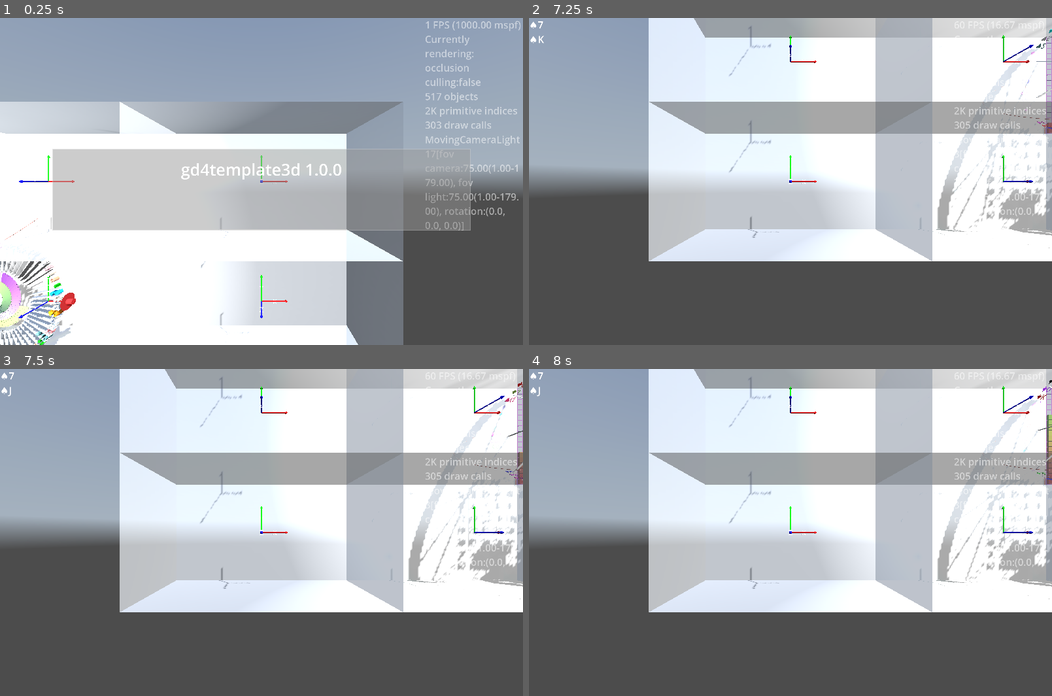
Above: before the commit, frames 1-4 (two rows, left to right).
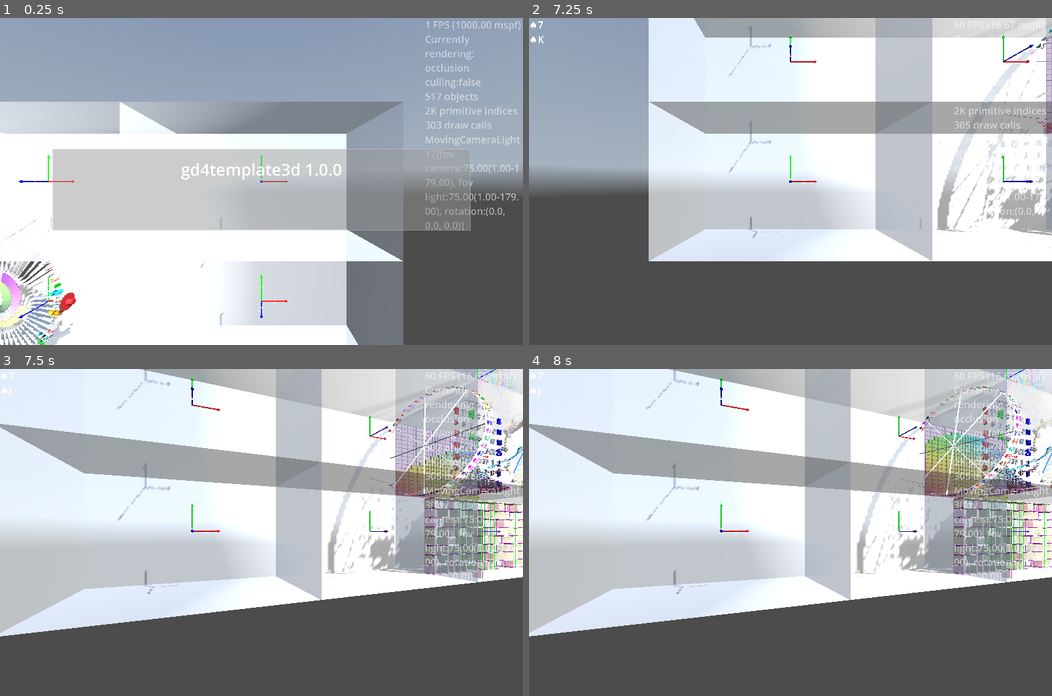
Above: after the commit, the same moments.

Repository: kasworld/gd4template3d
Game: Godot game, scene res://main.tscn
Same seed, same stepped clock (60 frames per second), same inputs: the game is played once before the commit and once after it. A sky picture missing from this copy of the repository is replaced by a grey-blue gradient.
Inputs (mouse positions are in pixels of both pictures, inside the frame that each line leads up to):
- Up to frame 1 (0.25 s): no input
- Up to frame 2 (7.25 s): tap Enter at 0.5, 2.1, 4.35, 6.6 s; move the mouse to (905, 165) at 0.52 s; hold Right 0.53-1.28 s; tap Q at 0.6, 2.85, 5.1 s; click (905, 165) at 0.67 s; move the mouse to (685, 197) at 1.27 s; hold Down 1.28-2.03 s; tap E at 1.35, 3.6, 5.85 s; move the mouse to (842, 109) at 2.02 s; hold Right 2.03-2.78 s; move the mouse to (764, 246) at 2.77 s; hold Up 2.78-3.53 s; click (764, 246) at 2.92 s; move the mouse to (947, 230) at 3.52 s; hold Left 3.53-5.03 s; move the mouse to (633, 132) at 4.27 s; move the mouse to (816, 181) at 5.02 s; hold Down 5.03-5.78 s; click (816, 181) at 5.17 s; move the mouse to (712, 99) at 5.77 s; hold Right 5.78-6.53 s; move the mouse to (905, 165) at 6.52 s; hold Up from 6.53 s (still down)
- Up to frame 3 (7.5 s): move the mouse to (156, 548) at 7.27 s; release Up at 7.28 s; hold Right from 7.28 s (still down); tap Q at 7.35 s; click (156, 548) at 7.42 s
- Up to frame 4 (8 s): keep holding Right

Frames 1-2 are identical in both runs. In frame 3, 48% of the frame differs, in the area x 0-100%, y 0-82%; in frame 4, 48%.

Commit message:
add camera control GlassCabinet, rename set_label_text

Diff:
--- a/axis_arrow3d/axis_arrow_3d.gd
+++ b/axis_arrow3d/axis_arrow_3d.gd
@@ -8,7 +8,7 @@
 		$Arrows.get_child(i).set_color(colist[i])
 	return self
 
-func set_labels(text_list :Array = label_text) -> AxisArrow3D:
+func set_label_text(text_list :Array = label_text) -> AxisArrow3D:
 	for i in 3:
 		$Labels.get_child(i).text = text_list[i]
 	return self
--- a/glass_cabinet/glass_cabinet.gd
+++ b/glass_cabinet/glass_cabinet.gd
@@ -10,3 +10,10 @@
 func set_box_color(co :Color) -> GlassCabinet:
 	$WallBox.mesh.material.albedo_color = co
 	return self
+
+func _unhandled_input(event: InputEvent) -> void:
+	if event is InputEventKey and event.pressed:
+		if $FixedCameraLight.is_current_camera():
+			var fi = FlyNode3D.Key2Info.get(event.keycode)
+			if fi != null:
+				FlyNode3D.fly_node3d($FixedCameraLight, fi)
